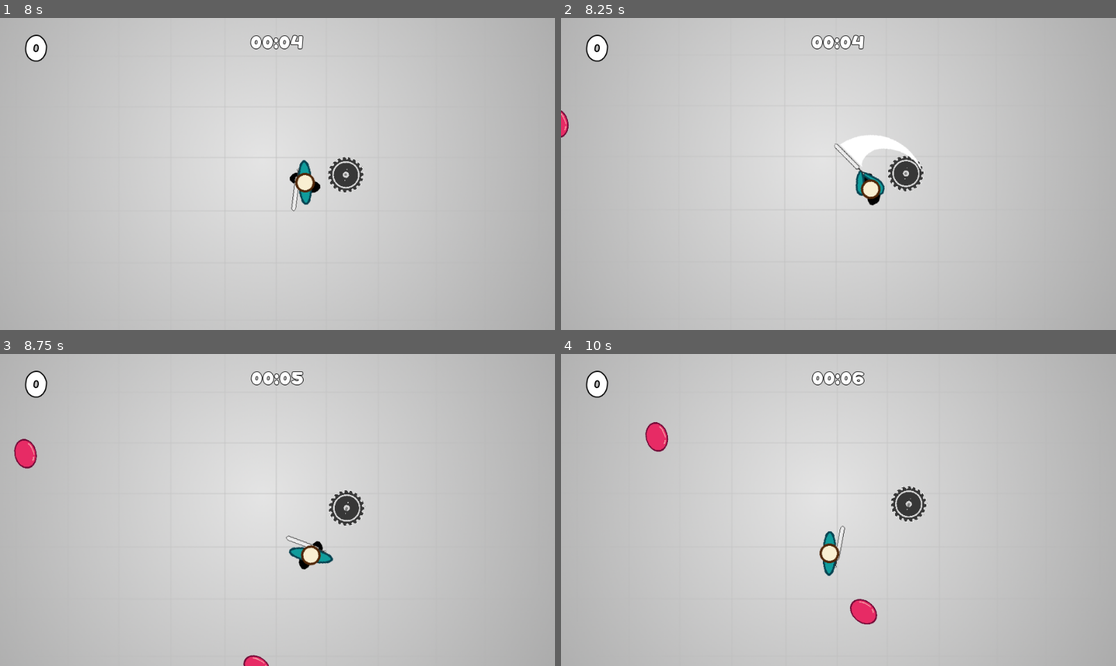
Above: before the commit, frames 1-4 (two rows, left to right).
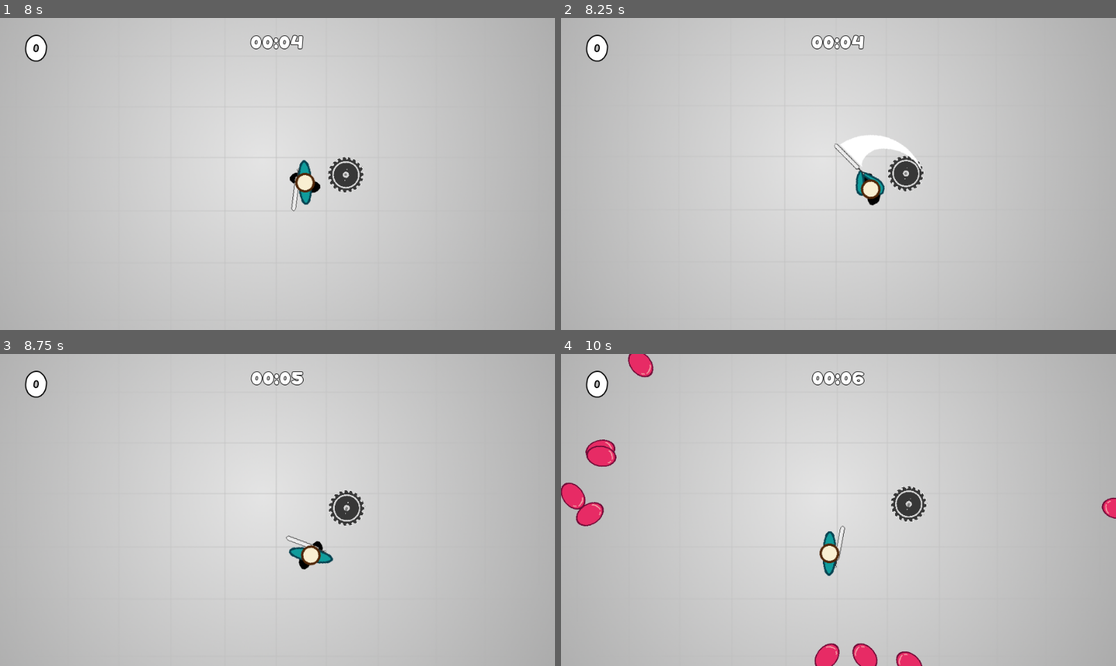
Above: after the commit, the same moments.

Repository: Zircon332/Sawblader
Game: Godot game, scene res://scenes/main.tscn
Two runs of this game, one before a commit and one after it. Both use one fixed random seed, a clock stepped at 60 frames per second and the inputs below.
Inputs (mouse positions are in pixels of both pictures, inside the frame that each line leads up to):
- Up to frame 1 (8 s): tap Enter at 0.5 s; move the mouse to (399, 158) at 0.52 s; hold D (move_right) 0.53-1.28 s; click (399, 158) at 0.6 s; move the mouse to (166, 189) at 1.27 s; hold S (move_down) 1.28-2.03 s; click (166, 189) at 1.35 s; move the mouse to (333, 105) at 2.02 s; hold D (move_right) 2.03-2.78 s; click (333, 105) at 2.1 s; move the mouse to (249, 236) at 2.77 s; hold W (move_up) 2.78-3.53 s; click (249, 236) at 2.85 s; move the mouse to (444, 220) at 3.52 s; hold A (move_left) 3.53-5.03 s; click (444, 220) at 3.6 s; move the mouse to (111, 127) at 4.27 s; click (111, 127) at 4.35 s; move the mouse to (305, 174) at 5.02 s; hold S (move_down) 5.03-5.78 s; click (305, 174) at 5.1 s; move the mouse to (194, 96) at 5.77 s; hold D (move_right) 5.78-6.53 s; click (194, 96) at 5.85 s; move the mouse to (399, 158) at 6.52 s; hold W (move_up) 6.53-7.28 s; click (399, 158) at 6.6 s; move the mouse to (166, 189) at 7.27 s; hold D (move_right) from 7.28 s (still down); click (166, 189) at 7.35 s
- Up to frame 2 (8.25 s): move the mouse to (894, 105) at 8.02 s; release D (move_right) at 8.03 s; hold S (move_down) from 8.03 s (still down); click (894, 105) at 8.1 s
- Up to frame 3 (8.75 s): keep holding S (move_down)
- Up to frame 4 (10 s): move the mouse to (810, 572) at 8.77 s; release S (move_down) at 8.78 s; hold A (move_left) 8.78-9.53 s; click (810, 572) at 8.85 s; move the mouse to (1005, 556) at 9.52 s; hold W (move_up) from 9.53 s (still down); click (1005, 556) at 9.6 s

Frame 1 is identical in both runs. In frame 2, less than 0.1% of the frame differs, in the area x 0-2%, y 29-39%; in frame 3, 0.4%; in frame 4, 2.7%, in the area x 0-100%, y 0-100%.

Commit message:
bloodier blood, some spawner balance

Diff:
--- a/particles/blood.tscn
+++ b/particles/blood.tscn
@@ -5,7 +5,7 @@
 
 [sub_resource type="ParticlesMaterial" id=1]
 emission_shape = 1
-emission_sphere_radius = 10.0
+emission_sphere_radius = 15.0
 flag_disable_z = true
 spread = 20.0
 gravity = Vector3( 0, 0, 0 )
@@ -17,7 +17,7 @@
 damping_random = 0.51
 scale = 0.01
 scale_random = 0.25
-color = Color( 0.658824, 0.313726, 0.419608, 0.454902 )
+color = Color( 0.658824, 0.313726, 0.419608, 1 )
 
 [node name="Blood" type="Particles2D"]
 z_index = -1
--- a/scenes/main.gd
+++ b/scenes/main.gd
@@ -45,7 +45,7 @@
 		GAME_STATES.PLAY:
 			time_elapsed += delta
 			$UI/HUD.set_time(time_elapsed)
-			spawner.set_pack_size(time_elapsed / 2)
+			spawner.set_pack_size(10 + time_elapsed / 5)
 			var player = $Player
 			$UI/HUD/Strength/Text.text = str(int(player._strength))
 
--- a/spawner/spawner.tscn
+++ b/spawner/spawner.tscn
@@ -18,6 +18,6 @@
 rotation = 1.57154
 
 [node name="Timer" type="Timer" parent="."]
-wait_time = 4.0
+wait_time = 5.0
 
 [connection signal="timeout" from="Timer" to="." method="_on_Timer_timeout"]
